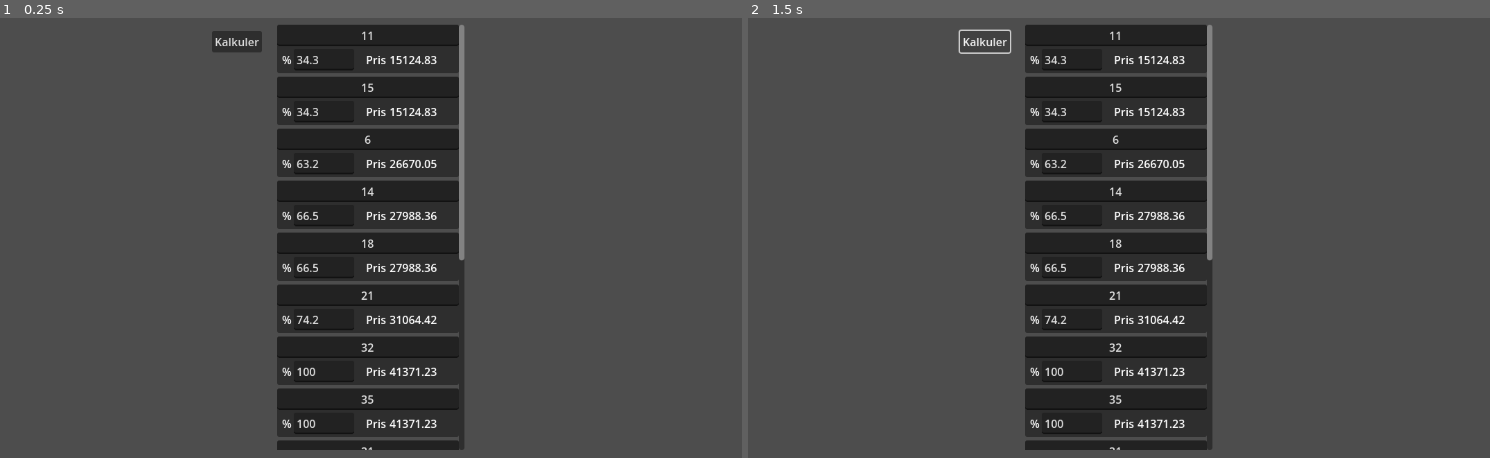
Above: before the commit, frames 1-2 (left to right).
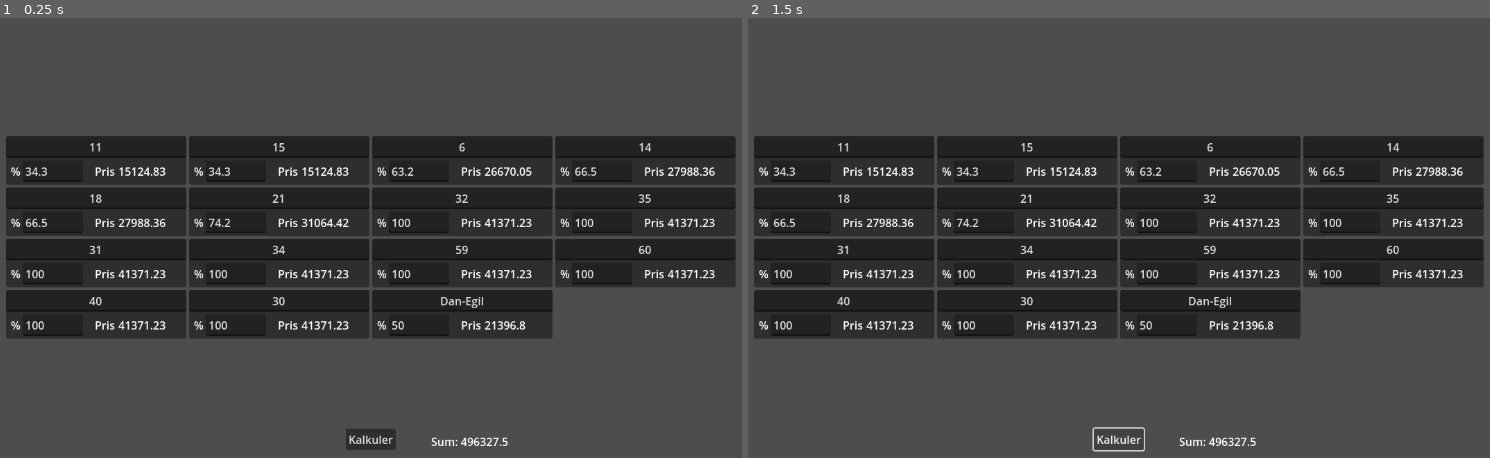
Above: after the commit, the same moments.

Repository: Keroflux/RoadCostCalculator
Game: Godot game, scene res://Main.tscn
Same seed, same stepped clock (60 frames per second), same inputs: the game is played once before the commit and once after it.
Inputs:
- Up to frame 1 (0.25 s): no input
- Up to frame 2 (1.5 s): click "Kalkuler" at 0.5 s; click "Kalkuler" at 1.25 s

The runs differ from the first frame. In frame 1, 43% of the frame differs, in the area x 0-100%, y 1-99%; in frame 2, 43%.

Commit message:
Byttet til grid

Diff:
--- a/HouseTag.tscn
+++ b/HouseTag.tscn
@@ -6,7 +6,6 @@
 custom_minimum_size = Vector2(260, 70)
 offset_right = 260.0
 offset_bottom = 70.0
-size_flags_horizontal = 3
 script = ExtResource("1_rshle")
 
 [node name="Name" type="LineEdit" parent="."]
--- a/Main.gd
+++ b/Main.gd
@@ -40,7 +40,7 @@
 			rest = 0.0
 		total = 0.0
 		unit_rest = rest / num_houses
-		for house in $ScrollContainer/VBoxContainer.get_children():
+		for house in $GridContainer.get_children():
 			house.house_price += unit_rest * house.house_precent
 			total += house.house_price
 		rest = price[used_price] - total
@@ -48,18 +48,18 @@
 	var the_last_penny = rest / num_houses
 	var tot := 0.0
 
-	for house in $ScrollContainer/VBoxContainer.get_children():
+	for house in $GridContainer.get_children():
 		house.house_price += the_last_penny
 		house.get_node("Price").text = str(snapped(house.house_price, 0.01))
 		tot += house.house_price
-	print(tot)
+	$Total.text = "Sum: " + str(tot)
 
 
 func first_init():
 	for house in start_houses:
 		var a = tag.instantiate()
 		var b = tag.instantiate()
-		$ScrollContainer/VBoxContainer.add_child(a)
+		$GridContainer.add_child(a)
 		a.house_name = house
 		a.house_precent = start_houses[house][0]
 		a.get_node("Name").text = house
@@ -67,9 +67,9 @@
 
 
 func init_price():
-	num_houses = $ScrollContainer/VBoxContainer.get_child_count()
+	num_houses = $GridContainer.get_child_count()
 	price_per_house = price[used_price] / num_houses
-	for house in $ScrollContainer/VBoxContainer.get_children():
+	for house in $GridContainer.get_children():
 		house.house_price = price_per_house * house.house_precent
 
 
--- a/Main.tscn
+++ b/Main.tscn
@@ -14,27 +14,43 @@
 grow_vertical = 2
 script = ExtResource("1_dcwsw")
 
-[node name="ScrollContainer" type="ScrollContainer" parent="."]
-custom_minimum_size = Vector2(270, 50)
+[node name="Button" type="Button" parent="."]
 layout_mode = 1
-anchors_preset = -1
+anchors_preset = 7
 anchor_left = 0.5
+anchor_top = 1.0
 anchor_right = 0.5
 anchor_bottom = 1.0
+offset_left = -36.0
+offset_top = -31.0
+offset_right = 36.0
+grow_horizontal = 2
+grow_vertical = 0
+text = "Kalkuler"
+
+[node name="GridContainer" type="GridContainer" parent="."]
+layout_mode = 1
+anchors_preset = 8
+anchor_left = 0.5
+anchor_top = 0.5
+anchor_right = 0.5
+anchor_bottom = 0.5
 grow_horizontal = 2
 grow_vertical = 2
+columns = 4
 
-[node name="VBoxContainer" type="VBoxContainer" parent="ScrollContainer"]
-layout_mode = 2
-size_flags_horizontal = 3
-size_flags_vertical = 3
-theme_override_constants/separation = 5
-
-[node name="Button" type="Button" parent="."]
-offset_left = 322.0
-offset_top = 9.0
-offset_right = 385.0
-offset_bottom = 40.0
-text = "Kalkuler"
+[node name="Total" type="Label" parent="."]
+layout_mode = 1
+anchors_preset = 7
+anchor_left = 0.5
+anchor_top = 1.0
+anchor_right = 0.5
+anchor_bottom = 1.0
+offset_left = 123.0
+offset_top = -24.0
+offset_right = 163.0
+offset_bottom = -1.0
+grow_horizontal = 2
+grow_vertical = 0
 
 [connection signal="pressed" from="Button" to="." method="_on_button_pressed"]
